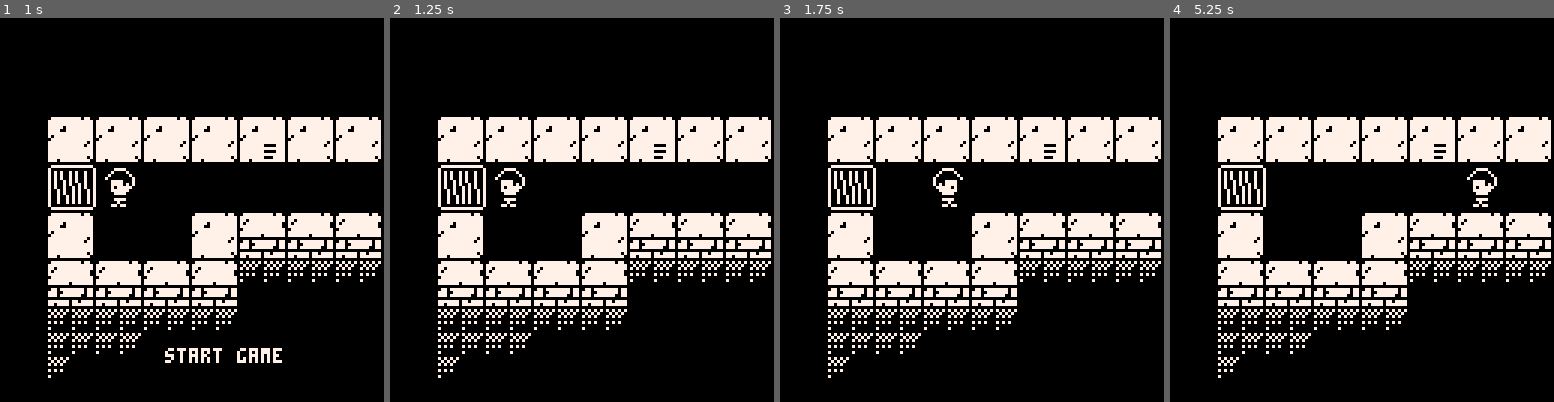
Above: before the commit, frames 1-4 (left to right).
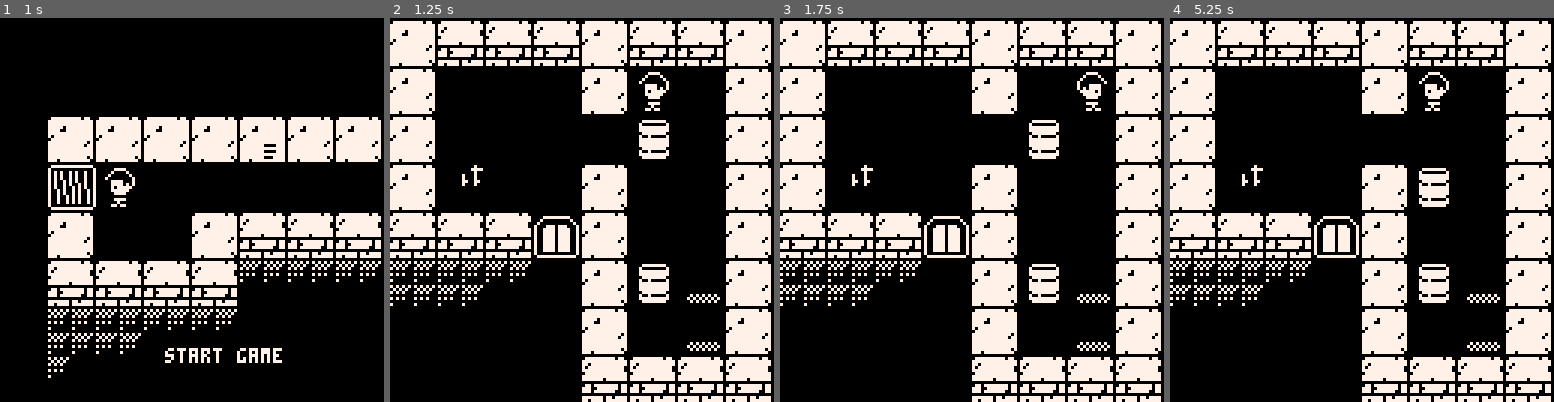
Above: after the commit, the same moments.

Repository: lucasmncastro/davis-puzzle
Game: PICO-8 cartridge davi.p8
The game is run twice, just before and just after one commit, with the same random seed, the same clock (stepped at 60 frames per second) and the same inputs.
Inputs:
- Up to frame 1 (1 s): tap X (X key) at 0.33 s; tap O (Z key) at 0.7 s
- Up to frame 2 (1.25 s): tap X (X key) at 1.07 s
- Up to frame 3 (1.75 s): hold Right from 1.6 s (still down); tap O (Z key) at 1.7 s
- Up to frame 4 (5.25 s): tap X (X key) every 1.12 s from 1.85 to 5.2 s; release Right at 2.1 s; tap O (Z key) every 0.4 s from 2.1 to 4.9 s; hold Up 2.15-2.42 s; hold Right 2.47-3.03 s; hold Left 3.08-3.58 s; hold Down 3.63-3.97 s; hold Right 4.02-4.68 s; hold Up 4.73-5.03 s; hold Left from 5.08 s (still down)

Frame 1 is identical in both runs. In frame 2, 46% of the frame differs, in the area x 0-100%, y 0-100%; in frame 3, 46%; in frame 4, 47%.

Commit message:
Fixed the tip in the second level

Diff:
--- a/davi.p8
+++ b/davi.p8
@@ -50,7 +50,7 @@
   	from={x=32,y=0},
   	to={x=46,y=14},
  	 goals={},
- 	 tip="one line for\nfreedom."
+ 	 tip="two\nextremes."
  	},
  	{
   	from={x=48,y=0},
@@ -97,7 +97,7 @@
  	 goals={}
  	},
  }
- level=1 --#levels
+ level=3 --#levels
  tlevel=0
  init_boxes()
 
@@ -455,18 +455,21 @@
 end
 
 function draw_paper(msg)
+ local x0=p.x\128*128
+ local y0=p.y\128*128
+
  fillp(▒)
- rectfill(0,0,128,128,0)
+ rectfill(x0+0,y0+0,x0+128,y0+128,0)
  fillp()
- rectfill(28,32,101,102,0)
- rectfill(30,30,100,100,7)
- print(msg,40,40,0)
- spr(39,30,30)
- spr(55,85,30)
- line(30,50,32,52)
- line(100,68,98,71)
- spr(55,85,30)
- spr(55,93,93,1,1,true,true)
+ rectfill(x0+28,y0+32,x0+101,y0+102,0)
+ rectfill(x0+30,y0+30,x0+100,y0+100,7)
+ print(msg,x0+40,y0+40,0)
+ spr(39,x0+30,y0+30)
+ spr(55,x0+85,y0+30)
+ line(x0+30,y0+50,x0+32,y0+52)
+ line(x0+100,y0+68,x0+98,y0+71)
+ spr(55,x0+85,y0+30)
+ spr(55,x0+93,y0+93,1,1,true,true)
 end
 
 function draw_cover()
@@ -640,9 +643,9 @@
 00000000700707007070070700000000777777707007070070700707777007770000000000000000000000000000000000000000000000000000000000000000
 00000000700707007070070700000700000077707007070070700707777707770000000000000000000000000000000000000000000000000000000000000000
 00000000700700707070070700007070777777707007007070700707777777770000000000000000000000000000000000000000000000000000000000000000
-00000000700700707070070700070070000077707007007070700707777777770000000000000000000000000000000000000000000000000000000000000000
-00000000700700707070070700700700777777707007007000000007777777770000000000000000000000000000000000000000000000000000000000000000
-00000000700000000000000707707070000777707000000077777770777777770000000000000000000000000000000000000000000000000000000000000000
+00000000700700707070070700070070000077707007007070700707777777770000101010101000000000000000000000000000000000000000000000000000
+00000000700700707070070700700700777777707007007000000007777777770001010101010100000000000000000000000000000000000000000000000000
+00000000700000000000000707707070000777707000000077777770777777770000101010101000000000000000000000000000000000000000000000000000
 00000000077777777777777007070700777777700777777700000000777777770000000000000000000000000000000000000000000000000000000000000000
 00000000000000001111111111111111111111111111111111111111111111111111111111111111000000000000000000000000000000000000000000000000
 00000000000000001111100000011111111110000001111111111000000111111111100000011111000000000000000000000000000000000000000000000000
@@ -843,7 +846,7 @@
 
 
 __gff__
-0001010101040408081111101000000001010101010404080811111010000000000101000001010000000000000000000001010020010100000000000000000002020202020202020202000000000000020202020202020202020000000000000000000002020202020202020000000000000000020202020202020200000000
+0001010101040408081111101000000001010101010404080811111010000000000101000001010004040000000000000001010020010100040400000000000002020202020202020202000000000000020202020202020202020000000000000000000002020202020202020000000000000000020202020202020200000000
 0000000000000000000000000000000000000000000000000000000000000000000000000000000000000000000000000000000000000000000000000000000000000000000000000000000000000000000000000000000000000000000000000000000000000000000000000000000000000000000000000000000000000000
 __map__
 00000000000000000000000000000000000001020102010201020102090a0102010203040304010201020102030401020102030403040304010203040304010200000000000001020102010201020000000001020102010201020000000000000000000000000000000000000000000000000102010201020102010200000000
@@ -852,8 +855,8 @@
 00000000000000000000000000000000000011120000000000230000000011121112000000000000000000000000111211120000000000001112505100001112111211121112111200000000191a0000000011121516151611121112111200001112111211121112111211121112000000001112000000000000111211120000
 0000010201020102010201020102010201020102000000000000070807080102010200000000000007080708000001020102000000000000000007080000010201020000000005060708000001020000010201024041070800000000010200000102000005064041050605060102000001020102070807084041050601020000
 0000111211121112111211341112111211121112000000000000171817181112111200000000000017181718000011121112000000000000000017180000111211120000000015161718000011120000111211125051171800000000111200001112000015165051151615161112000011121112171817185051151611120000
-0000212240410000000000000000000000000000000000000000050605060102030405060506050601020000000001020102002300000000010200000000010201020000000005060708000001020000010205060000000007080000090a00000102000007080708050601020102000001020102000007080000000001020000
-0000313250510000000000000000000000000000230000000000151615161112111215161516151611120000000011121112000000000000111200000000111211120000000015161718000011120000111215160000000017180000191a00001112000017181718151611121112000011121112000017180000000011120000
+0000212240410000000000000000000000000000000000000000050605060102030405062829050601020000000001020102002300000000010200000000010201020000000005060708000001020000010205060000000007080000090a00000102000007080708050601020102000001020102000007080000000001020000
+0000313250510000000000000000000000000000230000000000151615161112111215163839151611120000000011121112000000000000111200000000111211120000000015161718000011120000111215160000000017180000191a00001112000017181718151611121112000011121112000017180000000011120000
 000001020000000001020304030403040304010200000000000000000000010201020000000000000304070800000102030403040304090a0102000000000102010240410304000000000000010200000102010201020000070801020102000001020000070800000000010201020000090a0000070805060000050601020000
 000011120000000011121314131413141314111200000000000000000033111211120000000000001314171800001112131413141314191a1112000000001112111250511314000000000000111200001112111211120000171811121112000011120000171800000000111211120000191a0000171815160000151611120000
 00000304030403040304242424242424242401020000000001020304030403040102000000002300000000000000010224242424242400000102070805060102010205060506070807080000010200000000000001020000000001020000000001020102000007080000090a0000000001020000000000000000050601020000
